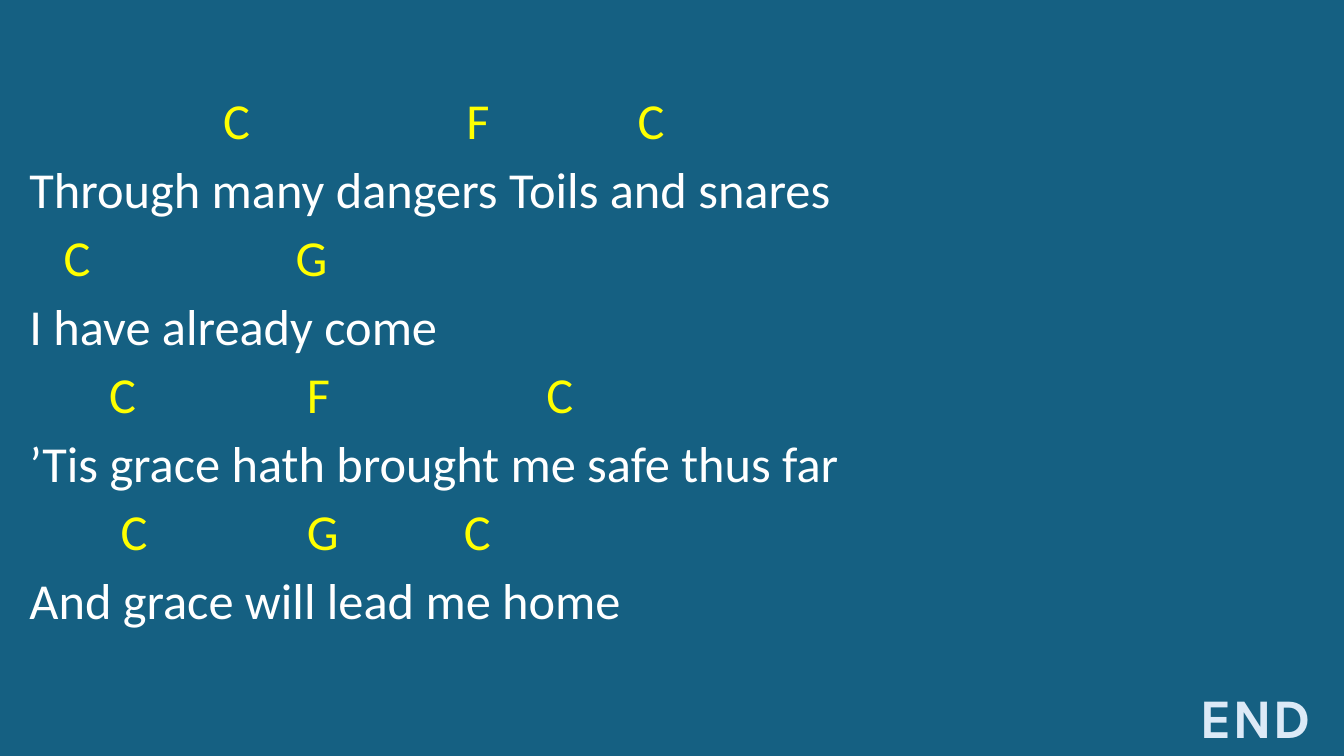
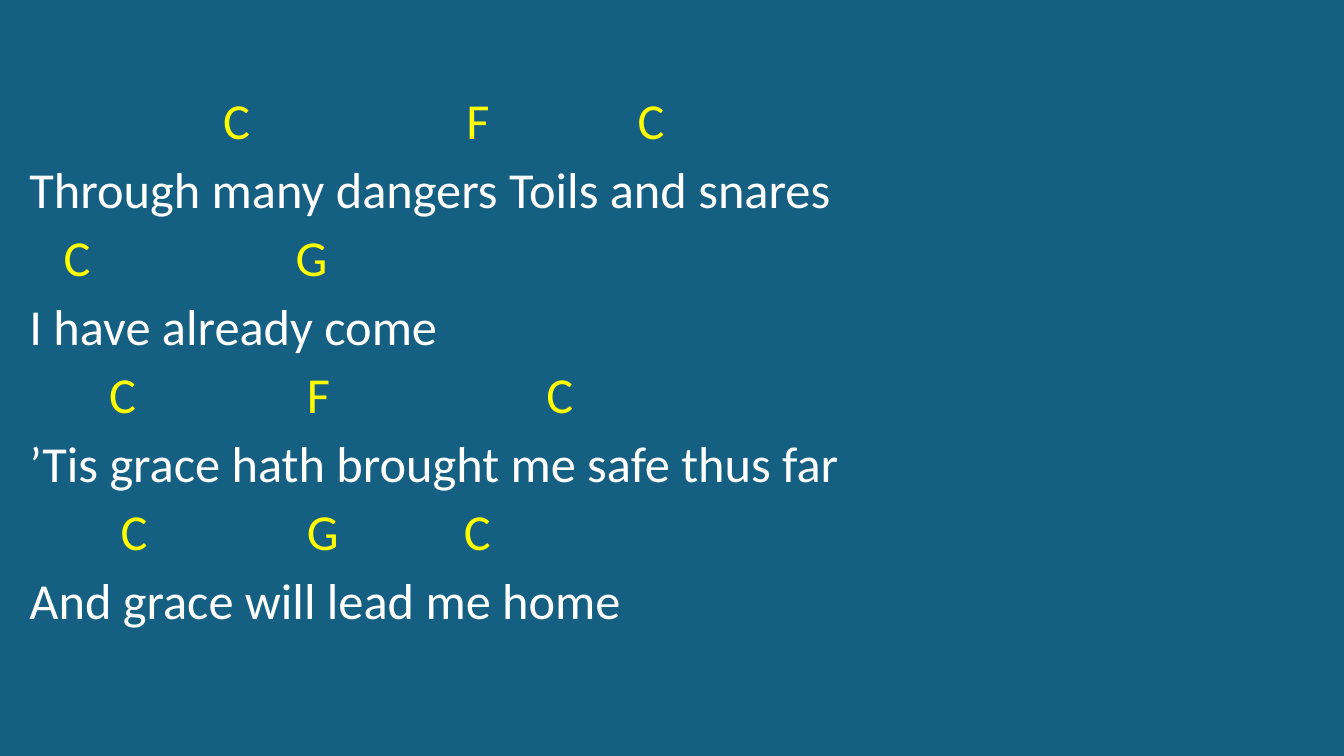
Before and after one commit to kendall412/worship, a slide deck: slide 4 of Amazing Grace-CH.pptx. Drawn at 1344x756 pixels with LibreOffice and Linux fonts; fonts in the diff are those of the drawing. Boxes give left, top, right and bottom in pixels: in the first picture for what was removed or moved away, otherwise in the second. Text is boxed around its words. In the diff, an @@ line names an element or a change of style, - is before the commit and + after.

```diff
--- a/Amazing Grace-CH.pptx
+++ b/Amazing Grace-CH.pptx
@@ text removed at bbox=[1200, 701, 1311, 738] @@
-END
```
Also in this commit, not shown: 1 other slide changed, 16 other files.
